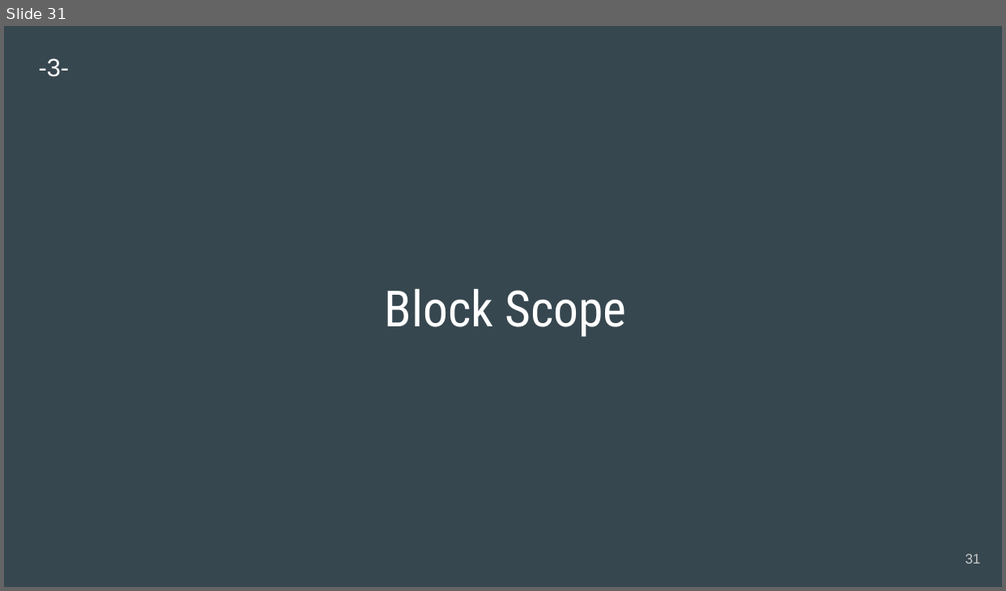
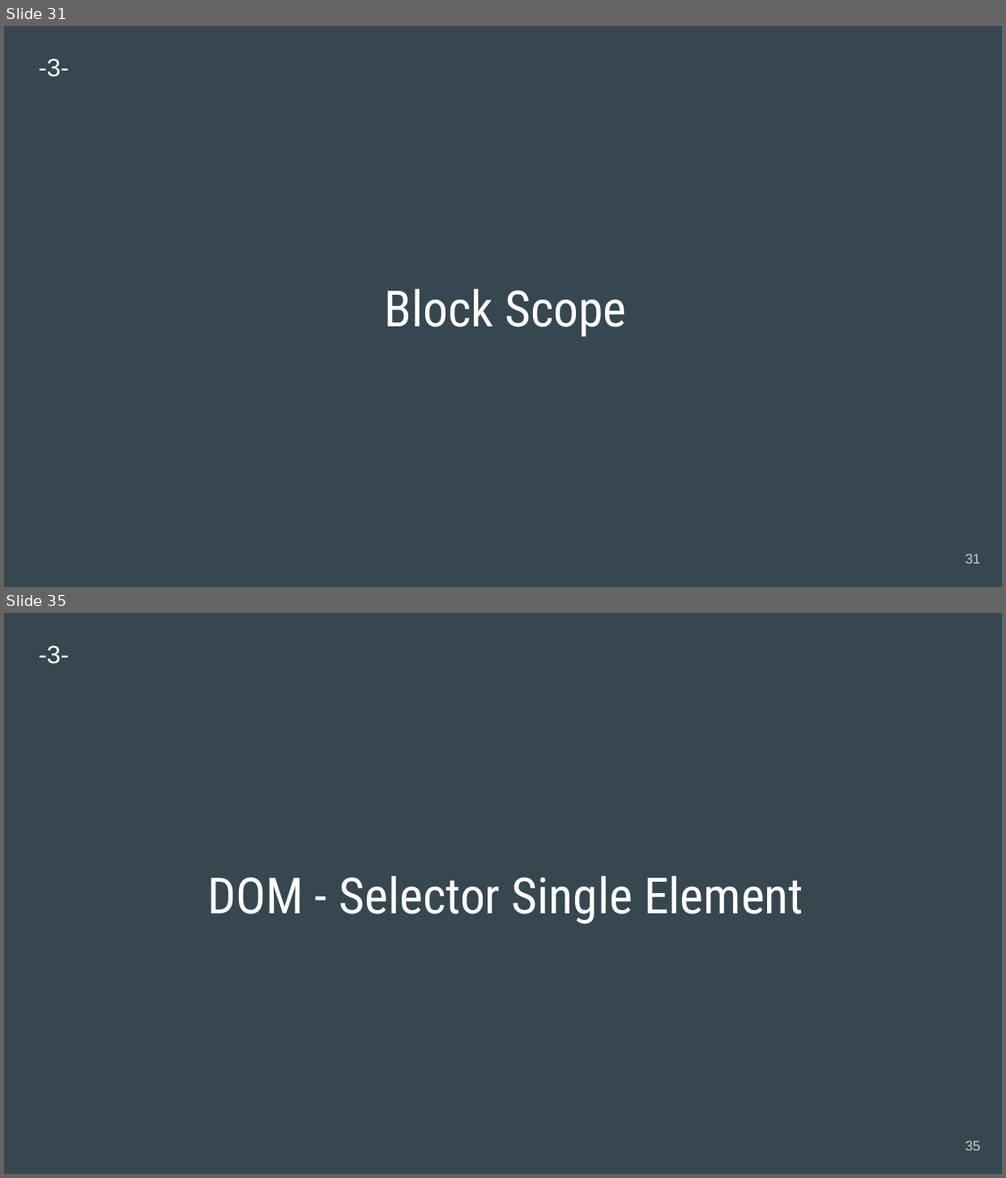
Before and after one commit to engwsalama/webdev_js, a slide deck: 2020-WebDev_js.pptx. Shown one above the other, each under a label of ours: slide 31 before the commit, slides 31 and 35 after it; the slides between them are not shown. The pictures are 1006x591 and 1006x1178 pixels, drawn with LibreOffice and Linux fonts; fonts in the diff are those of the drawing. Boxes give left, top, right and bottom in pixels: in the first picture for what was removed or moved away, otherwise in the second. Text is boxed around its words. In the diff, an @@ line names an element or a change of style, - is before the commit and + after.

```diff
--- a/2020-WebDev_js.pptx
+++ b/2020-WebDev_js.pptx
@@ slide 35 added at [4, 613, 1002, 1174], background #37474F @@
@@ text added at [39, 645, 70, 664], 18 pt, text #FFFFFF @@
+-3-
@@ title added at [207, 876, 803, 924], 36 pt, text #FFFFFF @@
+DOM - Selector Single Element
@@ page number added at [965, 1141, 981, 1151], 10 pt, text #CACACA @@
+35
```
Also in this commit, not shown: 11 other slides added.
